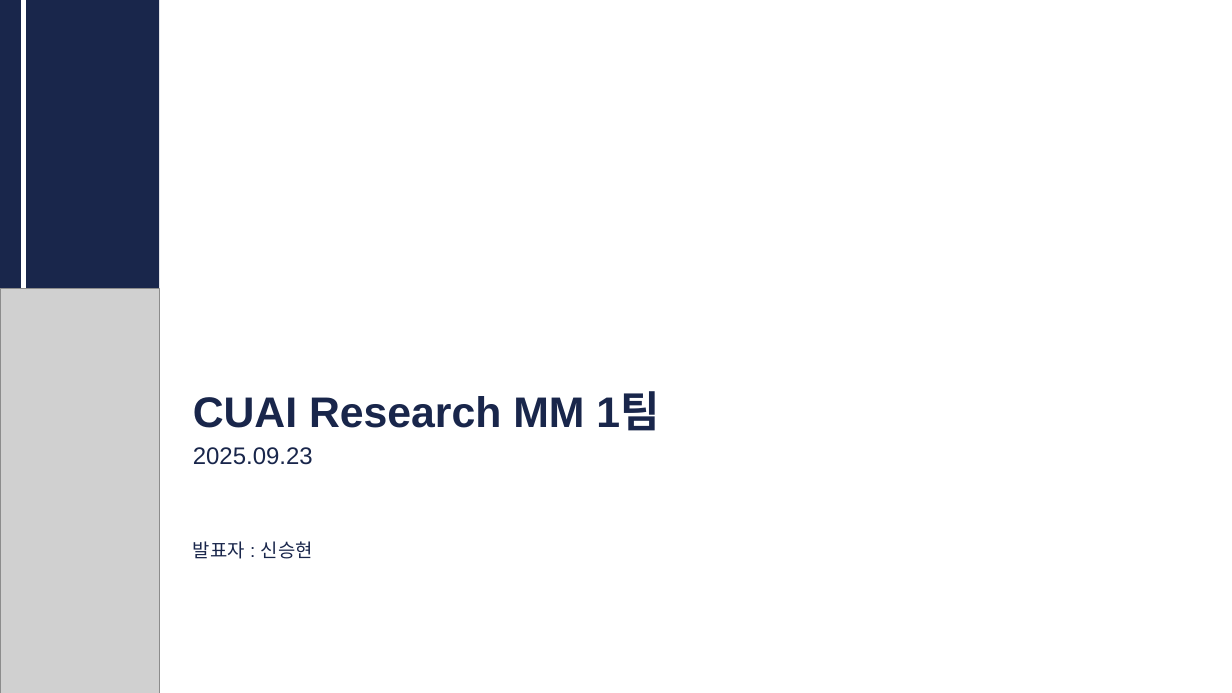
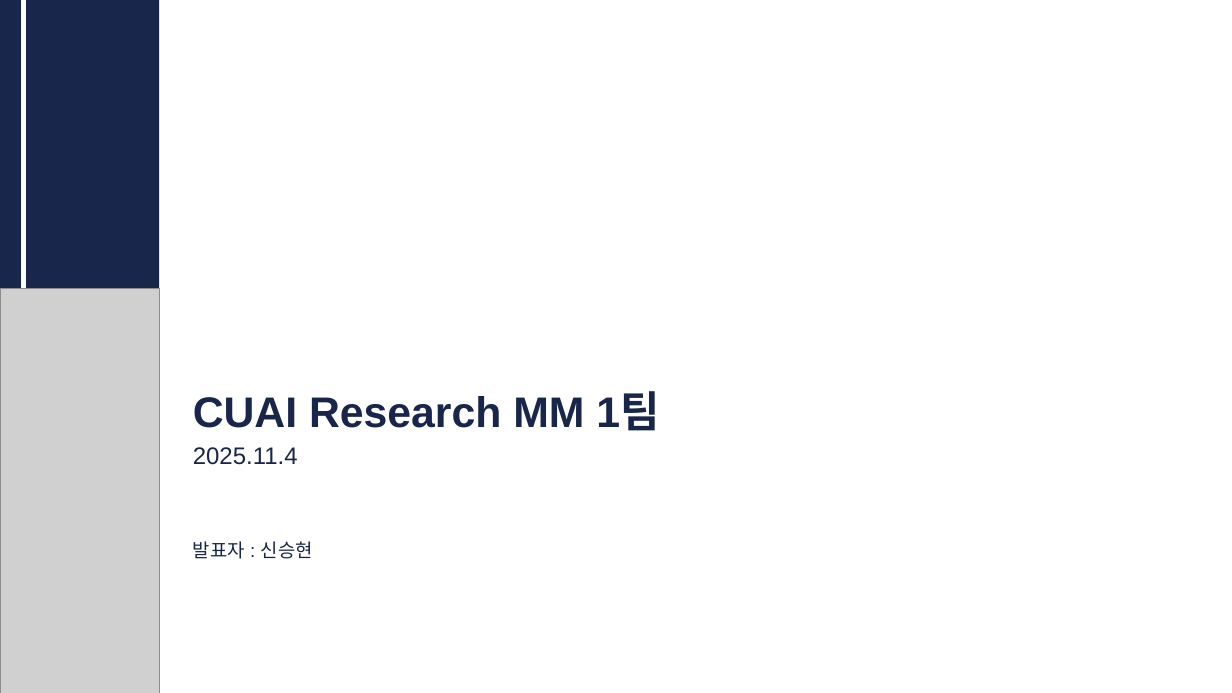
Before and after one commit to CUAI-CAU/2025-2_Research, a slide deck: slide 1 of MM_01/[리서치 MM1팀]2차발표_1104.pptx. Drawn at 1232x693 pixels with LibreOffice and Linux fonts; fonts in the diff are those of the drawing; grey boxes stand for pictures. Boxes give left, top, right and bottom in pixels: in the first picture for what was removed or moved away, otherwise in the second. Text is boxed around its words. In the diff, an @@ line names an element or a change of style, - is before the commit and + after.

```diff
--- a/MM_01/[리서치 MM1팀]2차발표_1104.pptx
+++ b/MM_01/[리서치 MM1팀]2차발표_1104.pptx
@@ text at [193, 447, 298, 465]: text changed @@
-2025.09.23
+2025.11.4
```
Also in this commit, not shown: 5 slides added.
